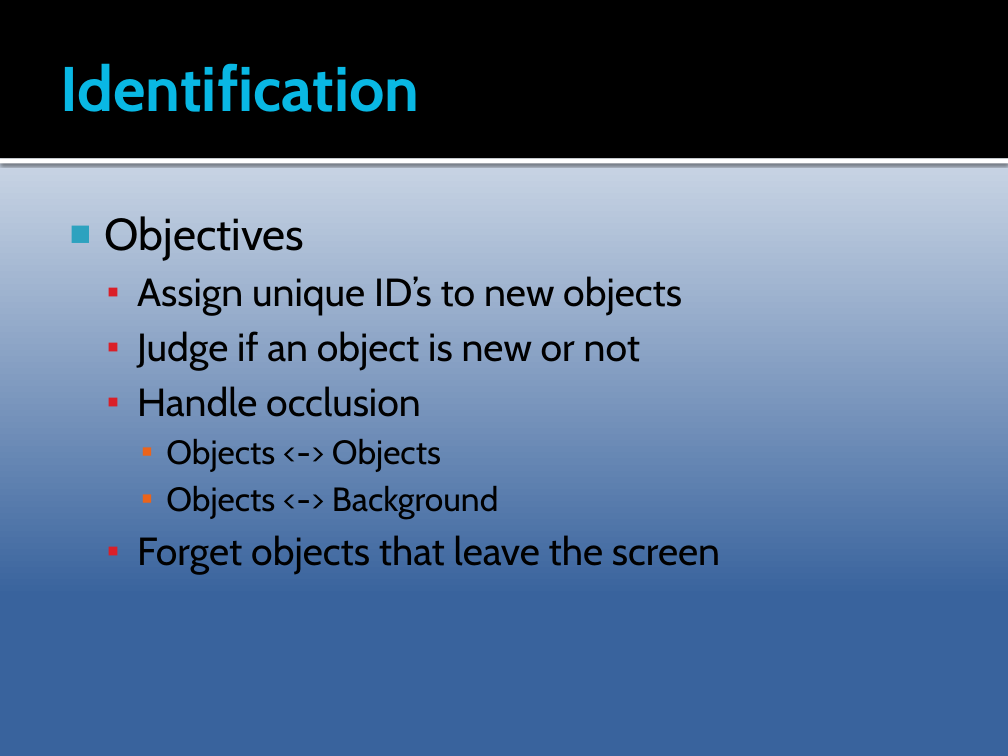
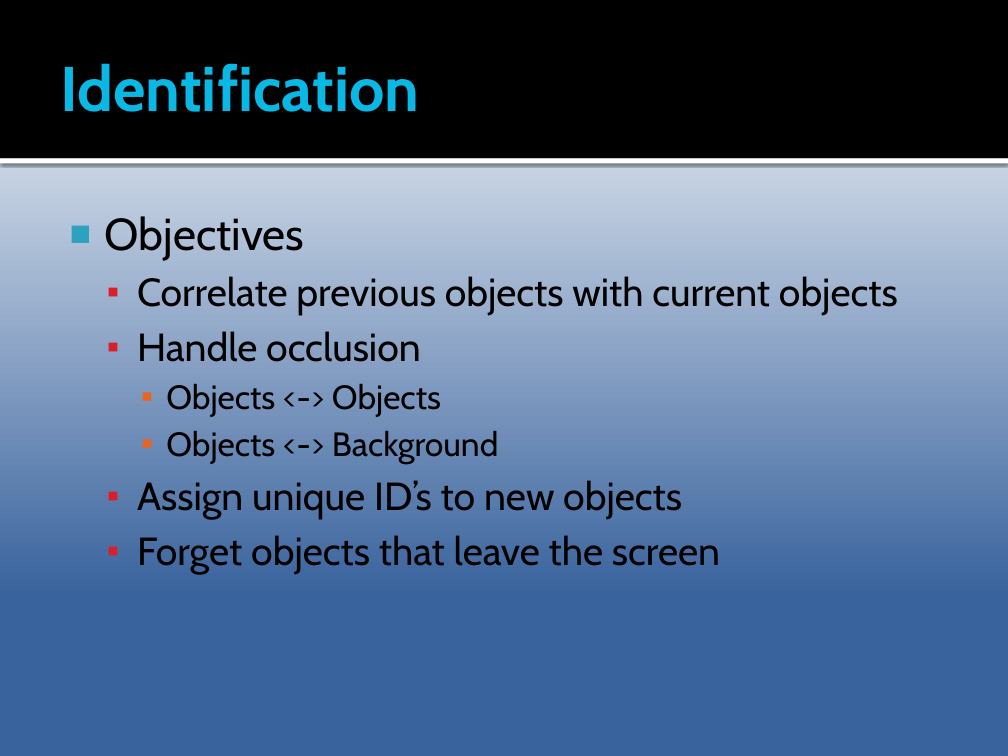
Before and after one commit to Epipolarna/Tracking, a slide deck: slide 13 of Documentation/TSBB15prez.pptx. Drawn at 1008x756 pixels with LibreOffice and Linux fonts; fonts in the diff are those of the drawing. Boxes give left, top, right and bottom in pixels: in the first picture for what was removed or moved away, otherwise in the second. Text is boxed around its words. In the diff, an @@ line names an element or a change of style, - is before the commit and + after.

```diff
--- a/Documentation/TSBB15prez.pptx
+++ b/Documentation/TSBB15prez.pptx
@@ text at bbox=[137, 276, 898, 316]: text changed @@
-  ▪ Assign unique ID’s to new objects
-  ▪ Judge if an object is new or not
+  ▪ Correlate previous objects with current objects
@@ text at bbox=[137, 480, 682, 520]: paragraph added @@
+  ▪ Assign unique ID’s to new objects
```
Also in this commit, not shown: 3 other slides changed, 1 slide added.
